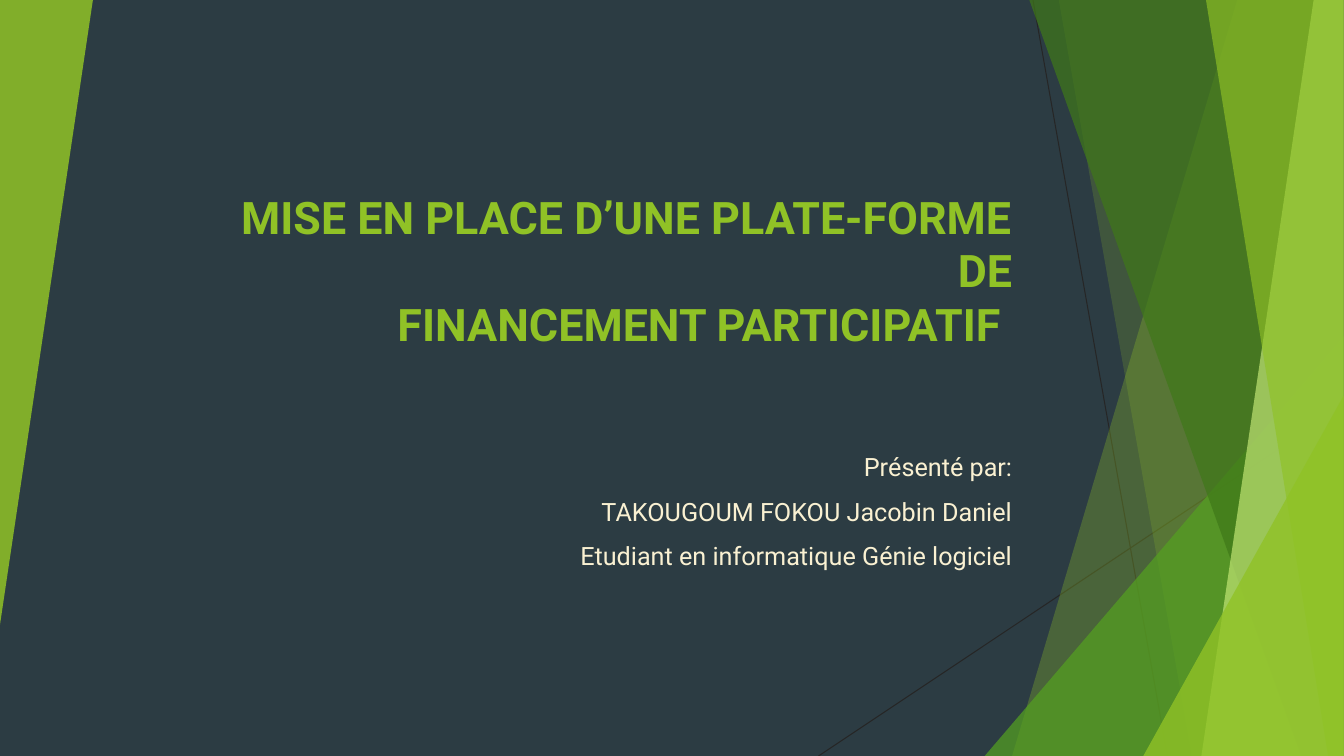
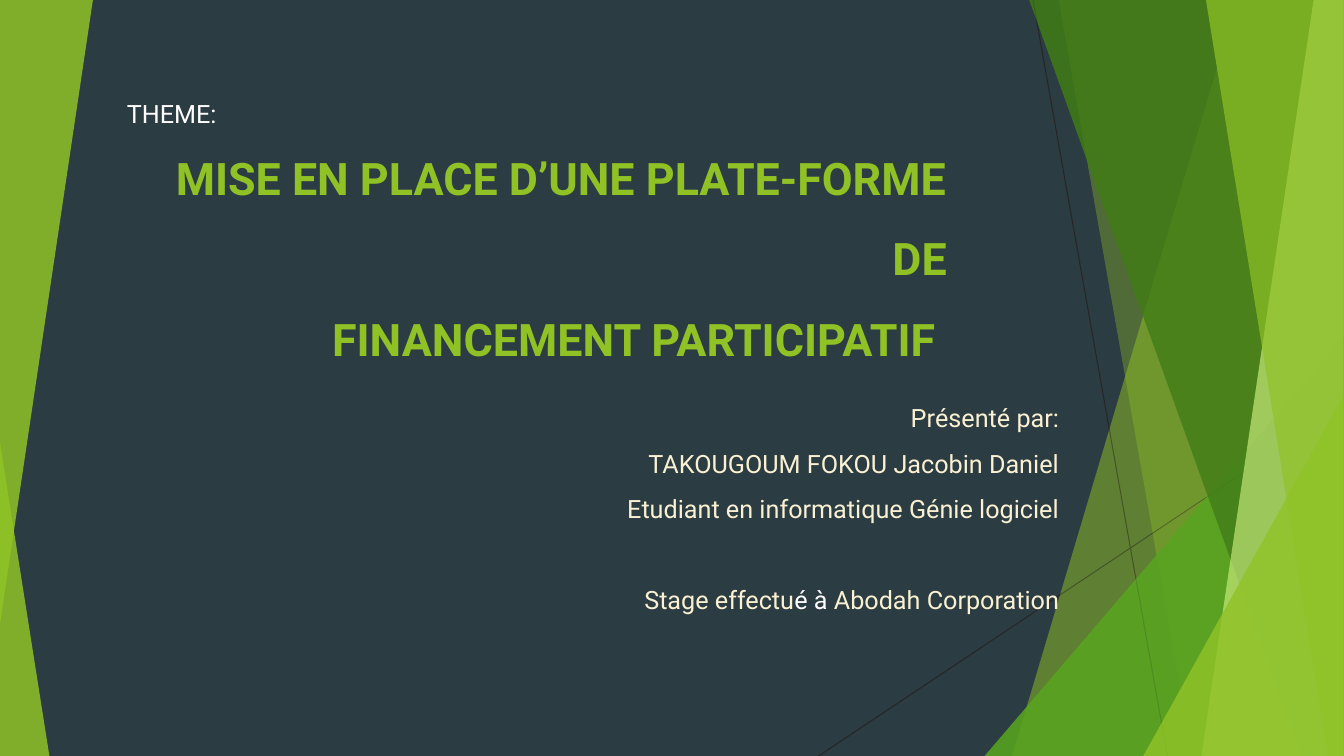
Before and after one commit to HeroNational/crowdfunding-App, a slide deck: slide 1 of rapport de stage/RApport de stage Slides.pptx. Drawn at 1344x756 pixels with LibreOffice and Linux fonts; fonts in the diff are those of the drawing. Boxes give left, top, right and bottom in pixels: in the first picture for what was removed or moved away, otherwise in the second. Text is boxed around its words. In the diff, an @@ line names an element or a change of style, - is before the commit and + after.

Commit message:
Slides presentations added

```diff
--- a/rapport de stage/RApport de stage Slides.pptx
+++ b/rapport de stage/RApport de stage Slides.pptx
@@ text added at <box>127,105,217,123</box>, 18 pt, text #FFFFFF @@
+THEME:
@@ title "MISE EN PLACE D’UNE PLATE-FORME ...": place and size @@
-title "MISE EN PLACE D’UNE PLATE-FORME ..." at <box>241,200,1012,342</box>
+title "MISE EN PLACE D’UNE PLATE-FORME ..." at <box>176,161,946,357</box>
@@ title "MISE EN PLACE D’UNE PLATE-FORME ..." at <box>176,161,946,357</box>: line spacing 1 to 1.5 @@
@@ text "Présenté par:": place and size @@
-text "Présenté par:" at <box>580,457,1012,571</box>
+text "Présenté par:" at <box>627,408,1059,615</box>
@@ text at <box>627,408,1059,524</box>: line spacing 1 to 1.5; less space between paragraphs @@
@@ group added at <box>985,0,1344,756</box>: 5 freeform shapes, 2 triangles @@
@@ triangle added at <box>0,443,49,756</box>, fill #90C226 at 85% opacity @@
@@ text at <box>644,590,1059,615</box>: paragraph added @@
+Stage effectué à Abodah Corporation
```
Also in this commit, not shown: 1 other slide changed, 11 slides added, 4 other files.
